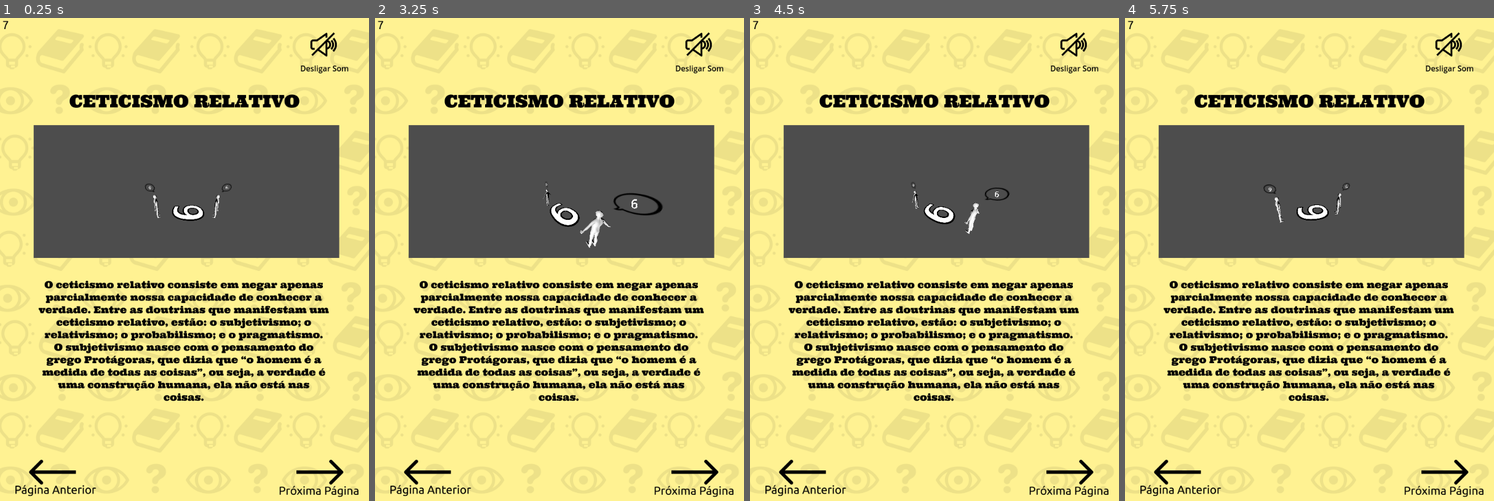
Above: before the commit, frames 1-4 (left to right).
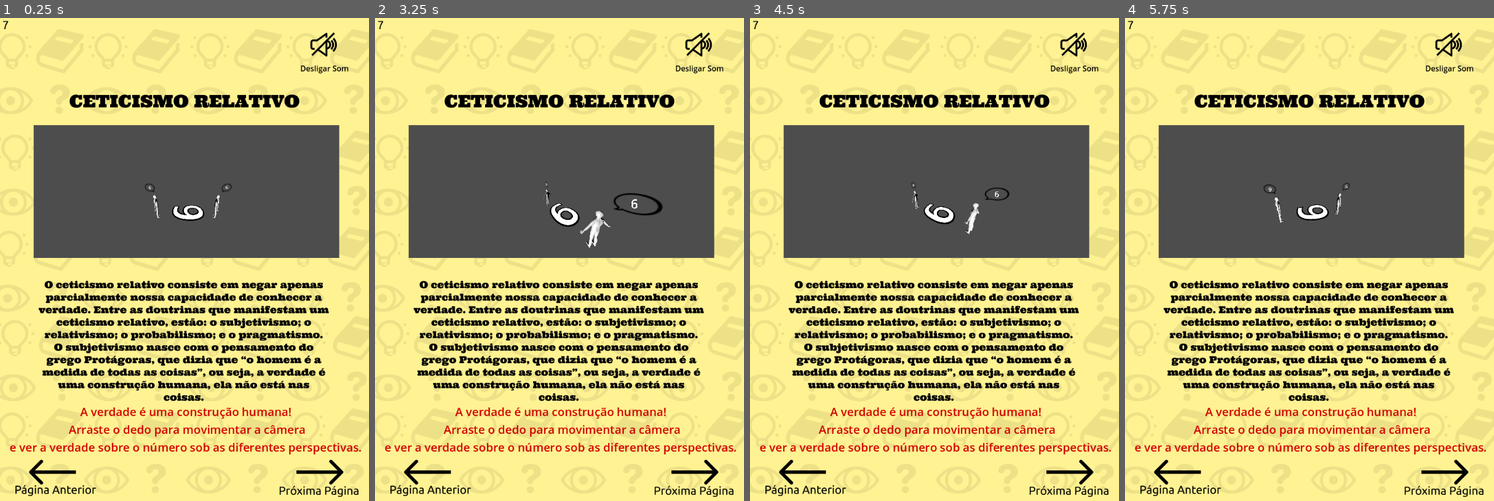
Above: after the commit, the same moments.

Repository: sandrovscarneiro/livro-interativo
Game: Godot game, scene res://cenas/pagina_7.tscn
Two runs of this game, one before a commit and one after it. Both use one fixed random seed, a clock stepped at 60 frames per second and the inputs below. This scene is started directly instead of the project's main scene. Sound files missing from this copy of the repository are replaced by a short silence.
Inputs (mouse positions are in pixels of both pictures, inside the frame that each line leads up to):
- Up to frame 1 (0.25 s): no input
- Up to frame 2 (3.25 s): tap Enter at 0.5, 2 s; move the mouse to (640, 240) at 0.52 s; click (640, 240) at 0.67 s; tap Space at 1.25, 2.75 s; drag from (485, 288) to (541, 360) at 1.27 s; move the mouse to (596, 158) at 2.02 s; click (596, 158) at 2.17 s; drag from (541, 360) to (448, 191) at 2.77 s
- Up to frame 3 (4.5 s): tap Enter at 3.5 s; move the mouse to (1045, 336) at 3.52 s; click (1045, 336) at 3.67 s; tap Space at 4.25 s; drag from (823, 191) to (879, 138) at 4.27 s
- Up to frame 4 (5.75 s): move the mouse to (1327, 264) at 5.02 s; click (1327, 264) at 5.17 s

The runs differ from the first frame. In frame 1, 1.8% of the frame differs, in the area x 2-98%, y 80-91%; in frame 2, 1.8%; in frame 3, 1.8%; in frame 4, 1.8%.

Commit message:
adicionar instrução à página 7

Diff:
--- a/cenas/pagina_7.tscn
+++ b/cenas/pagina_7.tscn
@@ -15,6 +15,10 @@
 
 [sub_resource type="Environment" id="Environment_ty1k5"]
 background_mode = 2
+
+[sub_resource type="LabelSettings" id="LabelSettings_4su6q"]
+font_size = 24
+font_color = Color(0.8288101, 2.7193873e-06, 5.7756904e-07, 1)
 
 [node name="Pagina7" type="Node2D"]
 
@@ -113,6 +117,18 @@
 "
 font_size = 512
 
+[node name="Label" type="Label" parent="."]
+offset_left = -257.0
+offset_top = 786.0
+offset_right = 1030.0
+offset_bottom = 927.0
+text = "A verdade é uma construção humana!
+ Arraste o dedo para movimentar a câmera
+e ver a verdade sobre o número sob as diferentes perspectivas."
+label_settings = SubResource("LabelSettings_4su6q")
+horizontal_alignment = 1
+vertical_alignment = 1
+
 [connection signal="pressed" from="btn_prox_pagina" to="btn_prox_pagina" method="_on_pressed"]
 [connection signal="pressed" from="btn_som" to="btn_som" method="_on_pressed"]
 [connection signal="pressed" from="btn_som" to="AudioStreamPlayer" method="_on_btn_som_pressed"]
Not shown: 1 places in cenas/pagina_7.tscn that only renumber resources
